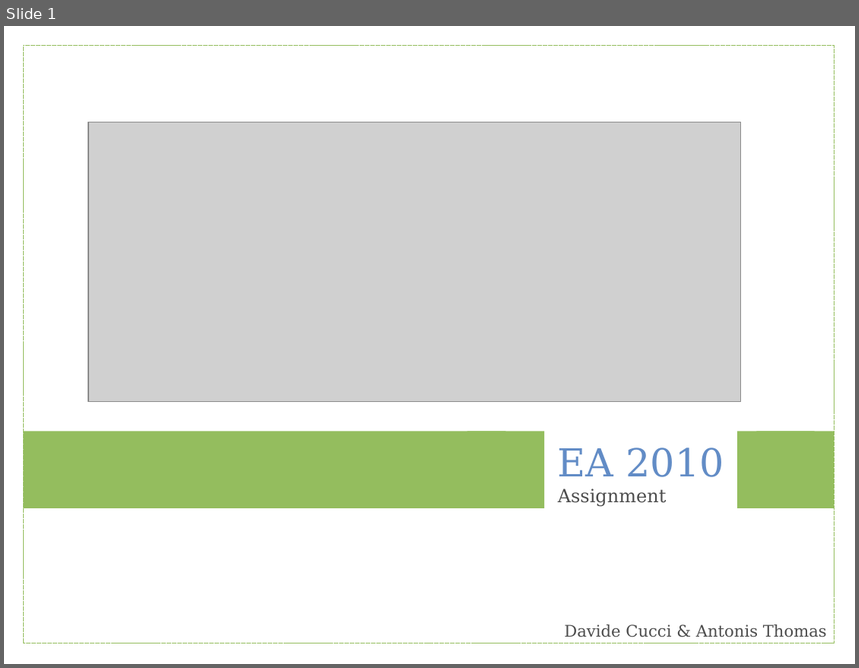
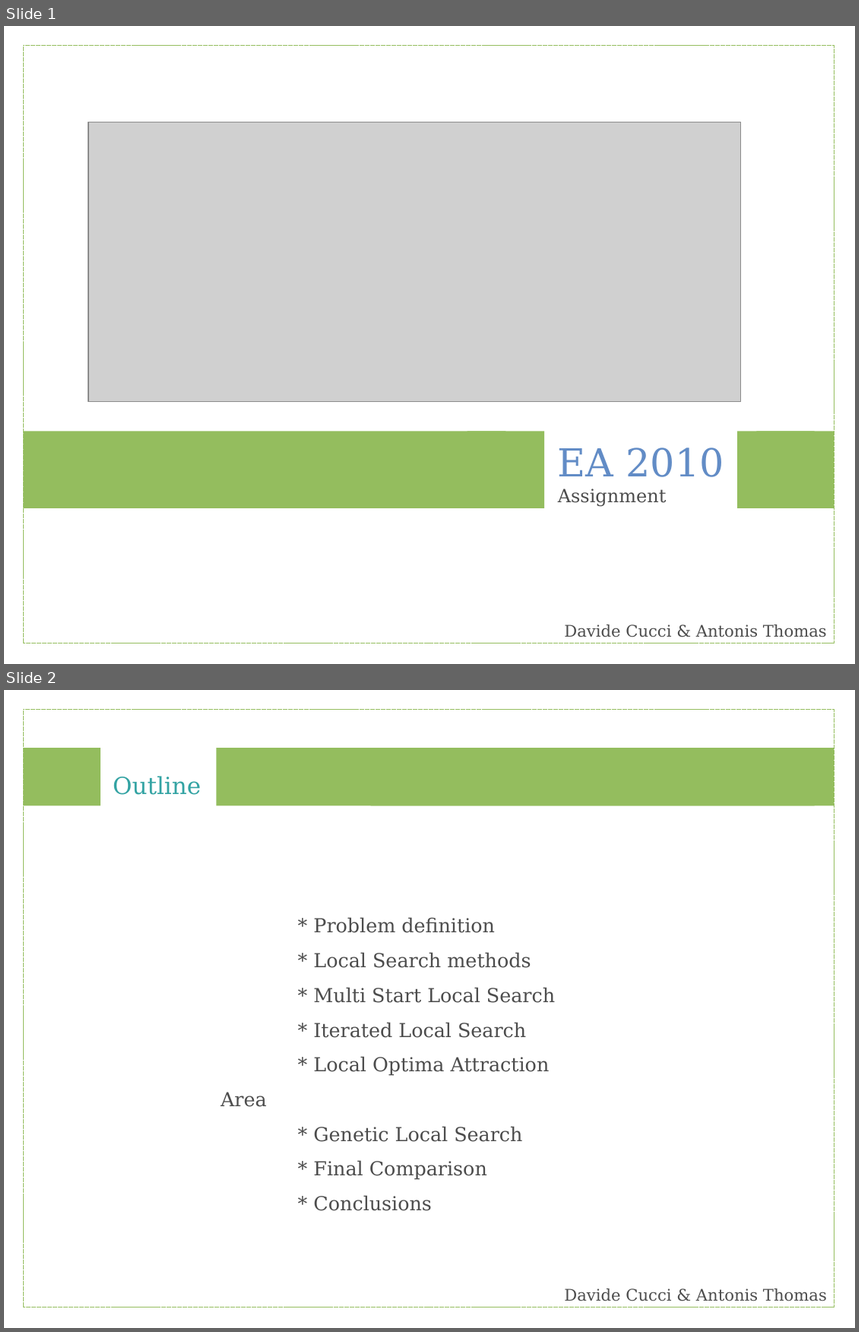
Before and after one commit to ufukhurriyetoglu/extreme-horsepower, a slide deck: EA2010/Report/eapres.odp. Shown one above the other, each under a label of ours: slide 1 before the commit, slides 1 and 2 after it. The pictures are 859x668 and 859x1332 pixels, drawn with LibreOffice and Linux fonts; fonts in the diff are those of the drawing; grey boxes stand for pictures. Boxes give left, top, right and bottom in pixels: in the first picture for what was removed or moved away, otherwise in the second. Text is boxed around its words. In the diff, an @@ line names an element or a change of style, - is before the commit and + after.

```diff
--- a/EA2010/Report/eapres.odp
+++ b/EA2010/Report/eapres.odp
@@ slide 2 added at box(4, 690, 855, 1328), background #FFFFFF @@
@@ rectangle added at box(23, 709, 835, 1308), outline #94BD5E 0 pt @@
@@ rectangle added at box(23, 748, 101, 806), fill #94BD5E @@
@@ rectangle added at box(216, 748, 835, 806), fill #94BD5E @@
@@ rectangle added at box(371, 748, 815, 806), fill #94BD5E @@
@@ text added at box(113, 776, 201, 795), 22 pt, text #33A3A3 @@
+Outline
@@ text added at box(221, 917, 555, 1180), 18 pt, text #4C4C4C @@
+* Problem definition
+* Local Search methods
+* Multi Start Local Search
+* Iterated Local Search
+* Local Optima Attraction Area
+* Genetic Local Search
+* Final Comparison
+* Conclusions
@@ text added at box(564, 1289, 827, 1302), 15 pt, text #4C4C4C @@
+Davide Cucci & Antonis Thomas
```
Also in this commit, not shown: 1 slide changed, 19 other slides added, 15 slides removed.
